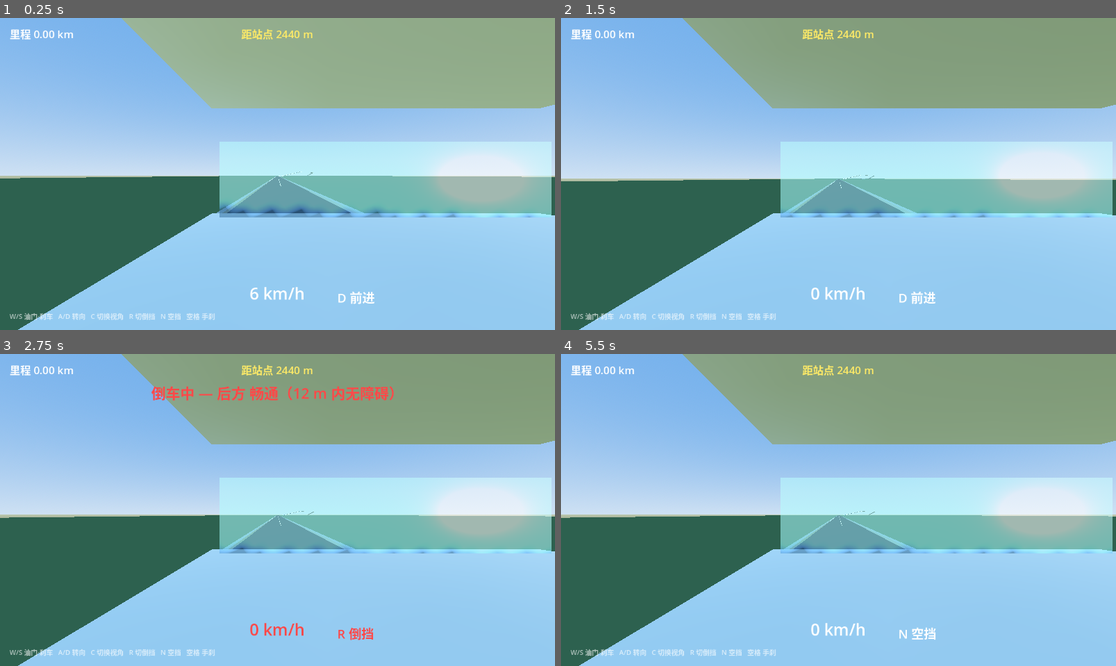
Above: before the commit, frames 1-4 (two rows, left to right).
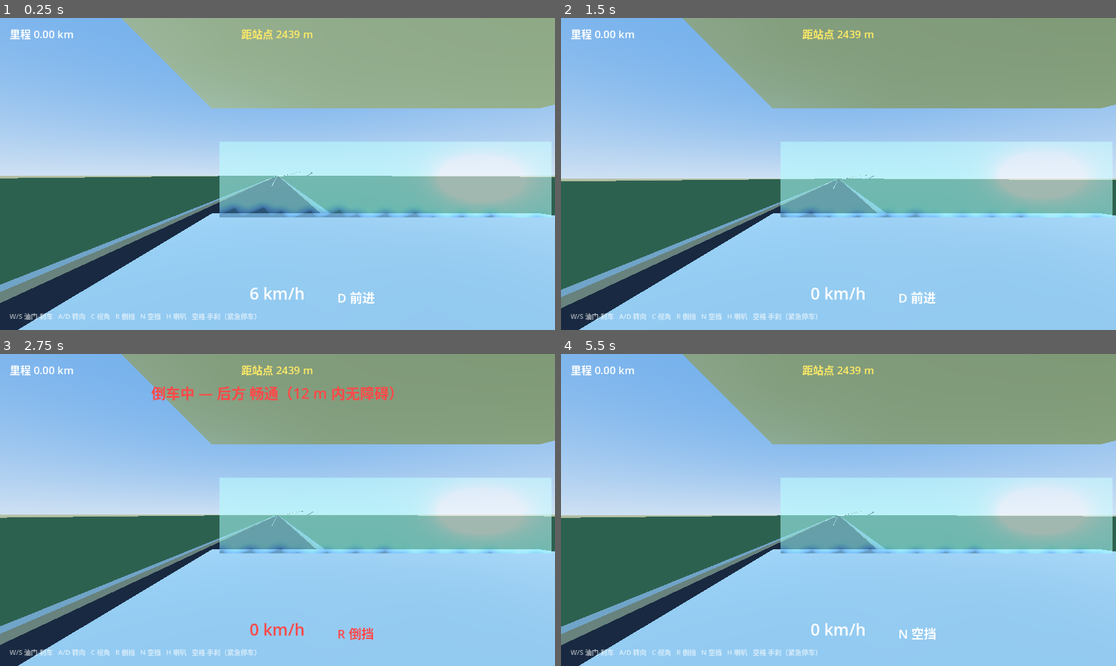
Above: after the commit, the same moments.

Repository: tobbyyan-barker/Fuzhou-Bus-Simulator-v1
Game: Godot game, scene res://scenes/main.tscn
The game is run twice, just before and just after one commit, with the same random seed, the same clock (stepped at 60 frames per second) and the same inputs.
Inputs (mouse positions are in pixels of both pictures, inside the frame that each line leads up to):
- Up to frame 1 (0.25 s): no input
- Up to frame 2 (1.5 s): move the mouse to (960, 158) at 0.52 s; hold D (steer_right) 0.53-1.25 s; tap H (horn, bound only after the commit) at 0.6 s; click (960, 158) at 0.67 s; drag from (727, 189) to (810, 236) at 1.27 s
- Up to frame 3 (2.75 s): move the mouse to (333, 441) at 2.02 s; hold D (steer_right) from 2.03 s (still down); hold R (gear_r) from 2.03 s (still down); tap H (horn, bound only after the commit) at 2.3 s
- Up to frame 4 (5.5 s): release D (steer_right) at 2.75 s; release R (gear_r) at 2.75 s; drag from (810, 572) to (672, 463) at 2.77 s; move the mouse to (1005, 556) at 3.52 s; hold A (steer_left) 3.53-4.25 s; tap H (horn, bound only after the commit) at 3.6, 5.3 s; tap Enter at 4.25 s; drag from (672, 463) to (755, 432) at 4.27 s; tap Space (handbrake) at 5 s; move the mouse to (866, 510) at 5.02 s; hold Space (handbrake) from 5.03 s (still down); hold N (gear_n) from 5.03 s (still down); click (866, 510) at 5.17 s

The runs differ from the first frame. In frame 1, 5.7% of the frame differs, in the area x 0-96%, y 4-100%; in frame 2, 4.9%; in frame 3, 4.9%; in frame 4, 5.1%.

Commit message:
feat(ux): v0.1.2 手刹紧急停车+红色感叹号、H键合成喇叭、对向车道交通流；客车改走右车道 (feel 11/11, AC 6/6, autopilot 176.3s)

Diff:
--- a/project.godot
+++ b/project.godot
@@ -49,6 +49,10 @@
 "deadzone": 0.2,
 "events": [Object(InputEventKey,"physical_keycode":78)]
 }
+horn={
+"deadzone": 0.2,
+"events": [Object(InputEventKey,"physical_keycode":72)]
+}
 
 [physics]
 
--- a/scenes/main.tscn
+++ b/scenes/main.tscn
@@ -6,6 +6,8 @@
 [ext_resource type="Script" path="res://scripts/camera/camera_manager.gd" id="4_camera"]
 [ext_resource type="PackedScene" path="res://scenes/ui/hud.tscn" id="5_hud"]
 [ext_resource type="Script" path="res://scripts/task/stop_task.gd" id="6_task"]
+[ext_resource type="Script" path="res://scripts/audio/horn.gd" id="7_horn"]
+[ext_resource type="Script" path="res://scripts/traffic/traffic_manager.gd" id="8_traffic"]
 
 [node name="Main" type="Node3D"]
 script = ExtResource("1_main")
@@ -13,6 +15,12 @@
 [node name="Map" parent="." instance=ExtResource("2_map")]
 
 [node name="Bus" parent="." instance=ExtResource("3_bus")]
+
+[node name="Traffic" type="Node3D" parent="."]
+script = ExtResource("8_traffic")
+
+[node name="Horn" type="Node" parent="."]
+script = ExtResource("7_horn")
 
 [node name="CameraManager" type="Node3D" parent="."]
 script = ExtResource("4_camera")
--- a/scenes/ui/hud.tscn
+++ b/scenes/ui/hud.tscn
@@ -34,6 +34,18 @@
 text = "倒车中 — 后方畅通"
 horizontal_alignment = 1
 
+[node name="HandbrakeLabel" type="Label" parent="."]
+visible = false
+offset_left = 1052.0
+offset_top = 40.0
+offset_right = 1132.0
+offset_bottom = 120.0
+theme_override_font_sizes/font_size = 64
+theme_override_colors/font_color = Color(1, 0.15, 0.15, 1)
+text = "!"
+horizontal_alignment = 1
+vertical_alignment = 1
+
 [node name="SpeedLabel" type="Label" parent="."]
 offset_left = 466.0
 offset_top = 548.0
--- /dev/null
+++ b/scripts/audio/horn.gd
@@ -0,0 +1,68 @@
+## 客车喇叭：程序化合成双音气喇叭（350+440 Hz 双频叠加 + 6 Hz 颤音 + 快起音）
+## 音频数据为运行时合成的 16-bit PCM，无任何外部素材（合规：ASSET_LICENSES.md 登记 0 外部素材）
+## H 键按住持续鸣笛，松开即停。
+class_name Horn
+extends Node
+
+var player: AudioStreamPlayer
+
+const SAMPLE_RATE := 44100
+const LOOP_SECONDS := 1.2
+## 主音 + 泛音（模拟气喇叭金属感）
+const TONE_A_HZ := 350.0
+const TONE_B_HZ := 440.0
+
+
+func _ready() -> void:
+	player = AudioStreamPlayer.new()
+	player.bus = "Master"
+	player.volume_db = -4.0
+	player.stream = _build_stream()
+	add_child(player)
+
+
+func _physics_process(_delta: float) -> void:
+	if Input.is_action_just_pressed("horn"):
+		player.play()
+	elif Input.is_action_just_released("horn"):
+		player.stop()
+
+
+## 外部触发（自动驾驶演示/测试用）
+func press() -> void:
+	player.play()
+
+
+func release() -> void:
+	player.stop()
+
+
+func is_playing() -> bool:
+	return player.playing
+
+
+func _build_stream() -> AudioStreamWAV:
+	var n: int = int(SAMPLE_RATE * LOOP_SECONDS)
+	var data := PackedByteArray()
+	data.resize(n * 2)
+	for i in n:
+		var t: float = float(i) / SAMPLE_RATE
+		# 25 ms 起音包络（避免爆音），稳态后轻微颤音
+		var env: float = minf(t / 0.025, 1.0)
+		var trem: float = 0.85 + 0.15 * sin(TAU * 6.0 * t)
+		var v: float = 0.45 * sin(TAU * TONE_A_HZ * t) \
+				+ 0.38 * sin(TAU * TONE_B_HZ * t) \
+				+ 0.12 * sin(TAU * 2.0 * TONE_A_HZ * t)
+		var s16: int = int(clampf(v * env * trem, -1.0, 1.0) * 26000.0)
+		data[i * 2] = s16 & 0xFF
+		data[i * 2 + 1] = (s16 >> 8) & 0xFF
+	var wav := AudioStreamWAV.new()
+	wav.format = AudioStreamWAV.FORMAT_16_BITS
+	wav.mix_rate = SAMPLE_RATE
+	wav.stereo = false
+	wav.data = data
+	# 循环区间（样本帧）：按住 H 时无缝持续
+	wav.loop_mode = AudioStreamWAV.LOOP_FORWARD
+	wav.loop_begin = int(0.05 * SAMPLE_RATE)  # 跳过起音段，循环稳态
+	wav.loop_end = n
+	return wav
--- a/scripts/hud/hud.gd
+++ b/scripts/hud/hud.gd
@@ -14,8 +14,9 @@
 @onready var task_label: Label = $TaskLabel
 @onready var hint_label: Label = $HintLabel
 @onready var reverse_label: Label = $ReverseLabel
+@onready var handbrake_label: Label = $HandbrakeLabel
 
-const HINT := "W/S 油门·刹车   A/D 转向   C 切换视角   R 切倒挡   N 空挡   空格 手刹"
+const HINT := "W/S 油门·刹车   A/D 转向   C 视角   R 倒挡   N 空挡   H 喇叭   空格 手刹（紧急停车）"
 const GEAR_COLOR_REVERSE := Color(1.0, 0.28, 0.28, 1.0)
 
 
@@ -48,6 +49,8 @@
 		gear_label.remove_theme_color_override("font_color")
 		speed_label.remove_theme_color_override("font_color")
 		reverse_label.visible = false
+	# 手刹紧急停车：右上角红色感叹号
+	handbrake_label.visible = bus.is_handbraking()
 
 
 ## 供 AC6 自动化测试读取（与画面显示同源）
--- a/scripts/main.gd
+++ b/scripts/main.gd
@@ -10,6 +10,8 @@
 var hud: Hud
 var stop_task: StopTask
 var autopilot: Autopilot
+var traffic: TrafficManager
+var horn: Horn
 
 var _bench_active: bool = false
 var _bench_frames: int = 0
@@ -23,6 +25,9 @@
 	cam_mgr = $CameraManager
 	hud = $HUD
 	stop_task = $StopTask
+	traffic = $Traffic
+	horn = $Horn
+	traffic.setup(map)
 
 	_ensure_input_map()
 
@@ -86,6 +91,7 @@
 		"handbrake": KEY_SPACE,
 		"gear_r": KEY_R,
 		"gear_n": KEY_N,
+		"horn": KEY_H,
 	}
 	for action in key_actions:
 		if not InputMap.has_action(action):
--- a/scripts/route/route_manager.gd
+++ b/scripts/route/route_manager.gd
@@ -74,14 +74,18 @@
 # ---------------- 公共 API ----------------
 
 func get_spawn_transform() -> Transform3D:
-	return get_transform_at(1.5)
+	return get_transform_at(1.5, RIGHT_LANE_OFFSET)
 
 
 func get_stop_position() -> Vector3:
 	return waypoints[waypoints.size() - 1]
 
 
-func get_transform_at(s: float) -> Transform3D:
+## 车道偏移：靠右行驶，客车走 +2.0（右侧车道中心），对向车道为 -2.0
+const RIGHT_LANE_OFFSET := 2.0
+
+
+func get_transform_at(s: float, lane_offset: float = 0.0) -> Transform3D:
 	s = clampf(s, 0.0, total_length - 0.5)
 	var i := 1
 	while i < cumulative.size() - 1 and cumulative[i] < s:
@@ -92,7 +96,8 @@
 	var t := (s - cumulative[i - 1]) / seg_len
 	var p := a.lerp(b, t)
 	var fwd := (b - a).normalized()
-	return Transform3D(Basis.looking_at(fwd, Vector3.UP), p + Vector3.UP * 0.3)
+	var basis := Basis.looking_at(fwd, Vector3.UP)
+	return Transform3D(basis, p + Vector3.UP * 0.3 + basis.x * lane_offset)
 
 
 func get_mileage_km() -> float:
@@ -103,10 +108,10 @@
 	return total_length
 
 
-## 自动驾驶：返回 pos 沿路线前进 look_ahead 米的瞄准点
-func get_point_ahead(pos: Vector3, look_ahead: float) -> Vector3:
+## 自动驾驶：返回 pos 沿路线前进 look_ahead 米的瞄准点（默认客车右车道）
+func get_point_ahead(pos: Vector3, look_ahead: float, lane_offset: float = RIGHT_LANE_OFFSET) -> Vector3:
 	var s := get_nearest_s(pos)
-	return get_transform_at(minf(s + look_ahead, total_length - 1.0)).origin
+	return get_transform_at(minf(s + look_ahead, total_length - 1.0), lane_offset).origin
 
 
 func get_nearest_s(pos: Vector3) -> float:
--- /dev/null
+++ b/scripts/traffic/traffic_manager.gd
@@ -0,0 +1,202 @@
+## 对向车道交通流：机动车（轿车/货车）+ 非机动车（电动自行车）
+## 沿路线 -x 侧（对向车道，横向偏 2 m）从路线终点向起点逆向行驶，循环回收。
+## 车辆为图元程序化拼装（无外部素材），AnimatableBody3D 带碰撞——
+## 客车与之相撞有真实碰撞响应（对向车不会被撞停，保持匀速通行）。
+## 固定随机种子保证测试可复现。
+class_name TrafficManager
+extends Node3D
+
+## 对向车道中心相对路线中线的横向偏移（-x = 客车前进方向的左侧）
+const LANE_OFFSET := -2.0
+## 低于该里程即回收至路线末端重新进入
+const RECYCLE_AT_S := 5.0
+## 固定随机种子（可复现性）
+const RNG_SEED := 2026
+
+@export var car_count: int = 3
+@export var truck_count: int = 1
+@export var ebike_count: int = 2
+
+var route: RouteManager
+
+## 车辆记录：{kind: String, s: float, speed_mps: float, node: AnimatableBody3D}
+var vehicles: Array[Dictionary] = []
+
+var _rng := RandomNumberGenerator.new()
+var _spawned: bool = false
+
+
+func setup(r: RouteManager) -> void:
+	route = r
+
+
+func _physics_process(delta: float) -> void:
+	if route == null:
+		return
+	if not _spawned:
+		_spawn_all()
+		_spawned = true
+	for v in vehicles:
+		v.s -= v.speed_mps * delta
+		if v.s < RECYCLE_AT_S:
+			# 回收：从路线末端重新进入（带随机散布）
+			v.s = route.get_total_length() - _rng.randf_range(10.0, 60.0)
+		v.node.global_transform = _pose_at(v.s)
+
+
+## 供测试断言读取
+func get_vehicles() -> Array[Dictionary]:
+	return vehicles
+
+
+func _spawn_all() -> void:
+	_rng.seed = RNG_SEED
+	var kinds: Array[String] = []
+	for _i in car_count:
+		kinds.append("car")
+	for _i in truck_count:
+		kinds.append("truck")
+	for _i in ebike_count:
+		kinds.append("ebike")
+	kinds.shuffle()
+	var total: float = route.get_total_length()
+	for i in kinds.size():
+		var kind: String = kinds[i]
+		var s: float = total * (float(i) + 0.5) / float(kinds.size()) \
+				+ _rng.randf_range(-30.0, 30.0)
+		s = clampf(s, 60.0, total - 10.0)
+		var node: AnimatableBody3D = _build_body(kind)
+		# 关键：先摆到路线位置再入树！否则节点以原点姿态注册进物理空间，
+		# 与出生在起点附近的客车深度重叠 → 物理解算器天量分离冲量（见 DEVLOG 故障 #7）
+		node.transform = _pose_at(s)
+		add_child(node)
+		var speed_kmh: float = _speed_for(kind)
+		vehicles.append({
+			"kind": kind,
+			"s": s,
+			"speed_mps": speed_kmh / 3.6,
+			"node": node,
+		})
+
+
+func _speed_for(kind: String) -> float:
+	match kind:
+		"car":
+			return _rng.randf_range(45.0, 55.0)
+		"truck":
+			return _rng.randf_range(35.0, 40.0)
+		_:
+			return _rng.randf_range(15.0, 20.0)
+
+
+## 对向车道姿态：路线姿态 + 左侧偏移 + 掉头 180°
+func _pose_at(s: float) -> Transform3D:
+	var t: Transform3D = route.get_transform_at(s)
+	var origin: Vector3 = t.origin + t.basis.x * LANE_OFFSET + Vector3.DOWN * 0.3
+	var b: Basis = Basis(-t.basis.x, t.basis.y, -t.basis.z)
+	return Transform3D(b, origin)
+
+
+# ---------------- 车辆拼装（纯图元） ----------------
+
+const CAR_PALETTE: Array[Color] = [
+	Color(0.72, 0.22, 0.18), Color(0.20, 0.35, 0.68), Color(0.85, 0.82, 0.35),
+	Color(0.55, 0.57, 0.60), Color(0.15, 0.55, 0.40),
+]
+
+
+func _build_body(kind: String) -> AnimatableBody3D:
+	var body := AnimatableBody3D.new()
+	match kind:
+		"car":
+			_build_car(body)
+		"truck":
+			_build_truck(body)
+		_:
+			_build_ebike(body)
+	return body
+
+
+func _mat(color: Color, metallic: float = 0.15) -> StandardMaterial3D:
+	var m := StandardMaterial3D.new()
+	m.albedo_color = color
+	m.metallic = metallic
+	m.roughness = 0.6
+	return m
+
+
+func _add_box(parent: Node3D, size: Vector3, pos: Vector3, mat: Material) -> MeshInstance3D:
+	var mi := MeshInstance3D.new()
+	var mesh := BoxMesh.new()
+	mesh.size = size
+	mi.mesh = mesh
+	mi.material_override = mat
+	mi.position = pos
+	parent.add_child(mi)
+	return mi
+
+
+func _add_wheel(parent: Node3D, pos: Vector3, radius: float) -> void:
+	var mi := MeshInstance3D.new()
+	var mesh := CylinderMesh.new()
+	mesh.top_radius = radius
+	mesh.bottom_radius = radius
+	mesh.height = 0.28
+	mi.mesh = mesh
+	mi.material_override = _mat(Color(0.08, 0.08, 0.08), 0.0)
+	mi.position = pos
+	# 圆柱默认轴向 Y，转 90° 使轴向对齐 X（车轮朝向）
+	mi.rotate_object_local(Vector3(0, 0, 1), PI * 0.5)
+	parent.add_child(mi)
+
+
+func _add_collision(parent: Node3D, size: Vector3, center_y: float) -> void:
+	var cs := CollisionShape3D.new()
+	var shape := BoxShape3D.new()
+	shape.size = size
+	cs.shape = shape
+	cs.position = Vector3(0, center_y, 0)
+	parent.add_child(cs)
+
+
+## 轿车：4.4 m × 1.75 m，双盒车身 + 4 轮
+func _build_car(parent: Node3D) -> void:
+	var paint: Color = CAR_PALETTE[_rng.randi_range(0, CAR_PALETTE.size() - 1)]
+	_add_box(parent, Vector3(1.75, 0.6, 4.4), Vector3(0, 0.85, 0), _mat(paint, 0.35))
+	_add_box(parent, Vector3(1.55, 0.55, 2.2), Vector3(0, 1.4, -0.2),
+			_mat(Color(0.12, 0.14, 0.18), 0.5))
+	for x in [-0.78, 0.78]:
+		for z in [-1.4, 1.4]:
+			_add_wheel(parent, Vector3(x, 0.33, z), 0.33)
+	_add_collision(parent, Vector3(1.75, 1.75, 4.4), 0.87)
+
+
+## 货车：7 m × 2.3 m，货厢 + 驾驶室 + 4 大轮
+func _build_truck(parent: Node3D) -> void:
+	_add_box(parent, Vector3(2.3, 2.3, 4.6), Vector3(0, 1.9, 0.9),
+			_mat(Color(0.30, 0.45, 0.62), 0.2))
+	_add_box(parent, Vector3(2.2, 1.4, 2.0), Vector3(0, 1.2, -2.4),
+			_mat(Color(0.75, 0.55, 0.15), 0.3))
+	for x in [-1.0, 1.0]:
+		for z in [-2.3, 2.3]:
+			_add_wheel(parent, Vector3(x, 0.45, z), 0.45)
+	_add_collision(parent, Vector3(2.3, 3.1, 7.0), 1.55)
+
+
+## 电动自行车：1.7 m × 0.5 m，细车架 + 骑行人 + 2 轮
+func _build_ebike(parent: Node3D) -> void:
+	_add_box(parent, Vector3(0.18, 0.5, 1.5), Vector3(0, 0.55, 0),
+			_mat(Color(0.2, 0.22, 0.55), 0.25))
+	_add_box(parent, Vector3(0.5, 0.06, 0.06), Vector3(0, 1.05, -0.55),
+			_mat(Color(0.1, 0.1, 0.1), 0.0))
+	var rider := MeshInstance3D.new()
+	var capsule := CapsuleMesh.new()
+	capsule.radius = 0.16
+	capsule.height = 0.95
+	rider.mesh = capsule
+	rider.material_override = _mat(Color(0.95, 0.55, 0.1), 0.0)
+	rider.position = Vector3(0, 1.3, 0.1)
+	parent.add_child(rider)
+	for z in [-0.6, 0.6]:
+		_add_wheel(parent, Vector3(0, 0.3, z), 0.3)
+	_add_collision(parent, Vector3(0.5, 1.9, 1.7), 0.95)
--- a/scripts/vehicle/bus_controller.gd
+++ b/scripts/vehicle/bus_controller.gd
@@ -72,6 +72,7 @@
 		throttle = _throttle_pedal
 		brake_in = _brake_pedal
 	var handbrake: bool = Input.is_action_pressed("handbrake")
+	_handbrake_active = handbrake
 
 	# 注意：传带符号前向速度——倒挡锁只在"仍在向前冲"时触发，
 	# 纯倒车（负速度）不得误锁（见 DEVLOG 故障记录 #5）
@@ -100,6 +101,10 @@
 		if w.use_as_traction:
 			b += hb_force
 		w.brake = b
+	# 手刹 = 紧急驻车（用户需求）：速度立即清零并冻结姿态
+	if handbrake:
+		linear_velocity = Vector3.ZERO
+		angular_velocity = Vector3.ZERO
 
 	# ---- 转向（速率式打轮 + 随速限角：打轮慢、回正快、高速自动收窄转角） ----
 	var steer_max_deg: float = params.get_max_steer_deg(get_speed_kmh())
@@ -136,6 +141,14 @@
 	return linear_velocity.length() * 3.6
 
 
+## 手刹是否处于拉起状态（HUD 红色感叹号提示用）
+func is_handbraking() -> bool:
+	return _handbrake_active
+
+
+var _handbrake_active: bool = false
+
+
 func get_signed_forward_speed_kmh() -> float:
 	return linear_velocity.dot(-global_transform.basis.z) * 3.6
 
--- a/tests/feel_check.gd
+++ b/tests/feel_check.gd
@@ -116,6 +116,54 @@
 	print("FEEL_REVERSE_LOCK: %.1f km/h 时按 R -> 当前挡位='%s'（应为 N 或 D，不得为 R）" % [
 			high_speed, bus.gearbox.mode])
 
+	# ---- 6. 手刹紧急停车：速度立即清零 + HUD 右上角红色感叹号 ----
+	bus.gearbox.set_mode("D")
+	_teleport(120.0)
+	Input.action_press("accelerate")
+	await _sim(180)
+	Input.action_release("accelerate")
+	var v_pre_hb: float = bus.get_speed_kmh()
+	Input.action_press("handbrake")
+	await _sim(6)  # 0.1 s
+	var v_post_hb: float = bus.get_speed_kmh()
+	var hb_shown: bool = hud.handbrake_label.visible
+	Input.action_release("handbrake")
+	await _sim(6)
+	var hb_hidden: bool = not hud.handbrake_label.visible
+	print("FEEL_HANDBRAKE: %.1f km/h 拉手刹 0.1 s -> %.2f km/h（要求 <1），感叹号显示=%s 释放后隐藏=%s" % [
+			v_pre_hb, v_post_hb, str(hb_shown), str(hb_hidden)])
+
+	# ---- 7. 喇叭：按住持续播放，松开停止 ----
+	Input.action_press("horn")
+	await _sim(6)
+	var horn_on: bool = main.horn.is_playing()
+	Input.action_release("horn")
+	await _sim(6)
+	var horn_off: bool = not main.horn.is_playing()
+	print("FEEL_HORN: 按下播放=%s（要求 true），松开停止=%s（要求 true）" % [str(horn_on), str(horn_off)])
+
+	# ---- 8. 对向车道交通流：数量/逆向运动/车道保持 ----
+	var tv: Array = main.traffic.get_vehicles()
+	var s_before: Array[float] = []
+	for v in tv:
+		s_before.append(v.s)
+	await _sim(120)  # 2 s
+	var all_reversed: bool = true
+	var lane_ok: bool = true
+	for i in tv.size():
+		var v: Dictionary = tv[i]
+		if v.s >= s_before[i]:
+			all_reversed = false
+		var t: Transform3D = route.get_transform_at(v.s)
+		var lat: float = (v.node.global_position - t.origin).dot(t.basis.x)
+		if absf(lat - TrafficManager.LANE_OFFSET) > 0.6:
+			lane_ok = false
+	var kinds: Array[String] = []
+	for v in tv:
+		kinds.append(v.kind)
+	print("FEEL_TRAFFIC: %d 辆对向来车（%s），2 s 内全部逆向行进=%s，车道偏移保持=%s" % [
+			tv.size(), "、".join(kinds), str(all_reversed), str(lane_ok)])
+
 	print("FEEL_SUMMARY done")
 
 
@@ -143,7 +191,7 @@
 	Input.action_release("brake")
 	Input.action_release("steer_left")
 	Input.action_release("steer_right")
-	bus.global_transform = route.get_transform_at(s)
+	bus.global_transform = route.get_transform_at(s, RouteManager.RIGHT_LANE_OFFSET)
 	bus.linear_velocity = Vector3.ZERO
 	bus.angular_velocity = Vector3.ZERO
 	bus.sleeping = false
--- /dev/null
+++ b/tests/spawn_watch.gd
@@ -0,0 +1,33 @@
+## 出生点物理监视 v2：2x2 隔离（TRAFFIC_OFF / LANE0 环境变量）
+extends Node3D
+
+
+func _ready() -> void:
+	var traffic_off: bool = OS.get_environment("TRAFFIC_OFF") == "1"
+	var lane0: bool = OS.get_environment("LANE0") == "1"
+	print("DBG_CONFIG traffic_off=%s lane0=%s" % [str(traffic_off), str(lane0)])
+	var main = load("res://scenes/main.tscn").instantiate()
+	if traffic_off:
+		var tf: Node = main.get_node("Traffic")
+		tf.set("car_count", 0)
+		tf.set("truck_count", 0)
+		tf.set("ebike_count", 0)
+		tf.set_physics_process(false)
+	add_child(main)
+	if lane0:
+		main.bus.global_transform = main.map.get_transform_at(1.5, 0.0)
+	await _sim(30)
+	var bus = main.bus
+	for round_i in range(4):
+		await _sim(20)
+		var v: float = bus.get_speed_kmh()
+		var pos: Vector3 = bus.global_position
+		var tv: Array = main.traffic.get_vehicles()
+		print("SPAWN_DBG v=%.1f km/h pos=(%.1f, %.2f, %.1f) upright=%.2f traffic=%d" % [
+				v, pos.x, pos.y, pos.z, bus.global_transform.basis.y.dot(Vector3.UP), tv.size()])
+	get_tree().quit(0)
+
+
+func _sim(frames: int) -> void:
+	for _i in frames:
+		await get_tree().physics_frame
--- /dev/null
+++ b/tests/spawn_watch.tscn
@@ -0,0 +1,6 @@
+[gd_scene load_steps=2 format=3]
+
+[ext_resource type="Script" path="res://tests/spawn_watch.gd" id="1_watch"]
+
+[node name="SpawnWatch" type="Node3D"]
+script = ExtResource("1_watch")
--- a/tests/test_mvp.gd
+++ b/tests/test_mvp.gd
@@ -145,7 +145,7 @@
 func _teleport(s: float) -> void:
 	Input.action_release("accelerate")
 	Input.action_release("brake")
-	bus.global_transform = route.get_transform_at(s)
+	bus.global_transform = route.get_transform_at(s, RouteManager.RIGHT_LANE_OFFSET)
 	bus.linear_velocity = Vector3.ZERO
 	bus.angular_velocity = Vector3.ZERO
 	bus.sleeping = false
Not shown: 1 places in scenes/main.tscn that only renumber resources
Not shown, added: scripts/audio/horn.gd.uid
Not shown, added: scripts/traffic/traffic_manager.gd.uid
Not shown, added: tests/feel_check.gd.uid
Not shown, changed: docs/ASSET_LICENSES.md
Not shown, changed: docs/DEVLOG.md
Not shown, changed: docs/test_report.md
